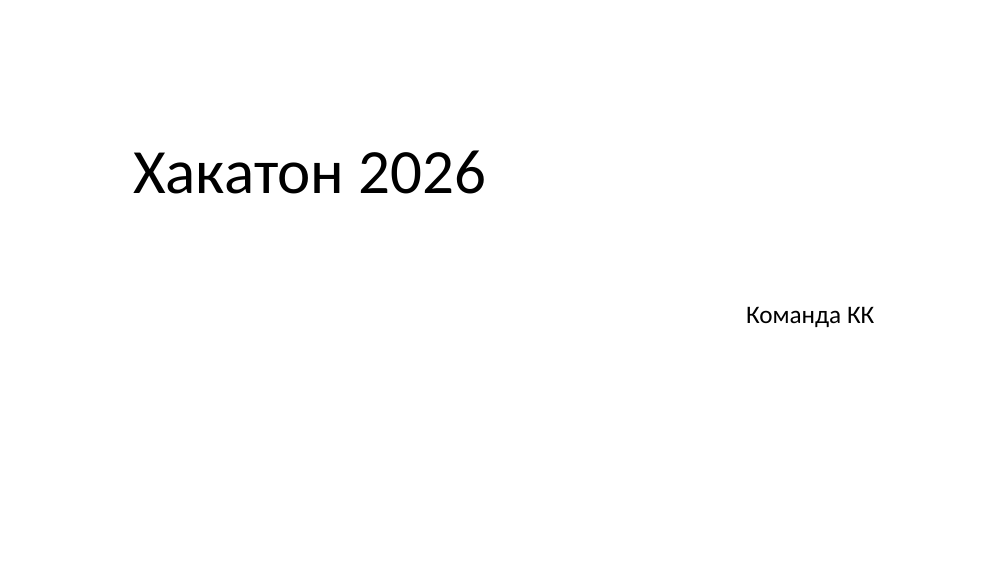
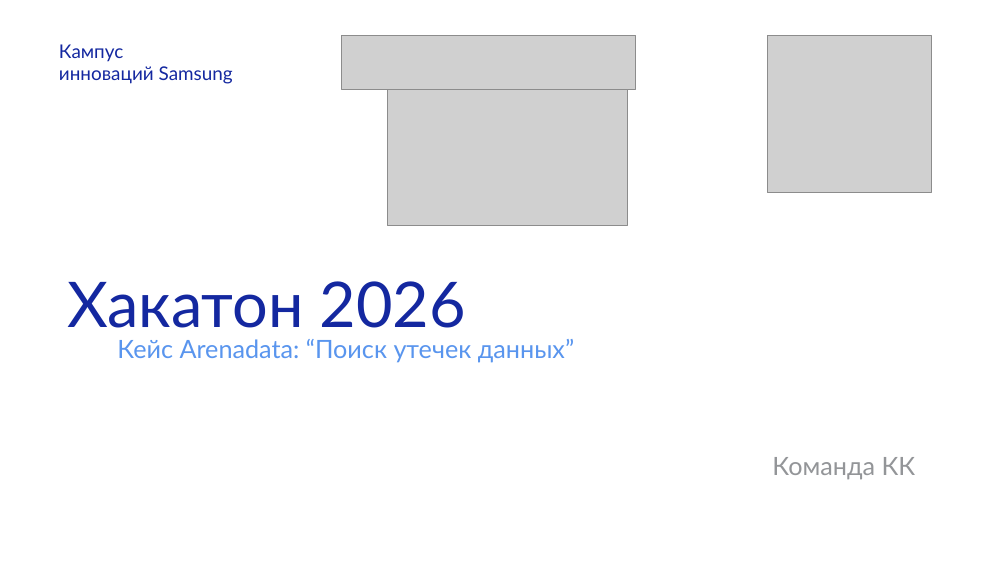
Before and after one commit to IndesFormao/Hackaton_2026_KK, a slide deck: slide 1 of Hakaton_KK.pptx. Drawn at 1008x567 pixels with LibreOffice and Linux fonts; fonts in the diff are those of the drawing; grey boxes stand for pictures. Boxes give left, top, right and bottom in pixels: in the first picture for what was removed or moved away, otherwise in the second. Text is boxed around its words. In the diff, an @@ line names an element or a change of style, - is before the commit and + after.

```diff
--- a/Hakaton_KK.pptx
+++ b/Hakaton_KK.pptx
@@ text added at [59,44,233,84], 18 pt, text #1428A0 @@
+Кампус
+инноваций Samsung
@@ picture added at [341,35,635,88] @@
@@ picture added at [768,35,932,192] @@
@@ picture added at [387,89,628,226] @@
@@ title "Хакатон 2026": place and size @@
-title "Хакатон 2026" at [134,150,487,194]
+title "Хакатон 2026" at [67,281,466,340]
@@ title "Хакатон 2026" at [67,281,466,340]: font Calibri to Lato, text colour #000000 to #1428A0 @@
@@ subtitle added at [117,339,574,363], 24 pt, text #5995EE @@
+Кейс Arenadata: “Поиск утечек данных”
@@ text "Команда КК": place and size @@
-text "Команда КК" at [746,306,874,327]
+text "Команда КК" at [772,457,916,480]
@@ text "Команда КК" at [772,457,916,480]: font Calibri to Lato, text colour #000000 to #939598; alignment right to left; line spacing 0.9 to 1; less space between paragraphs @@
```
Also in this commit, not shown: 12 other slides changed.
